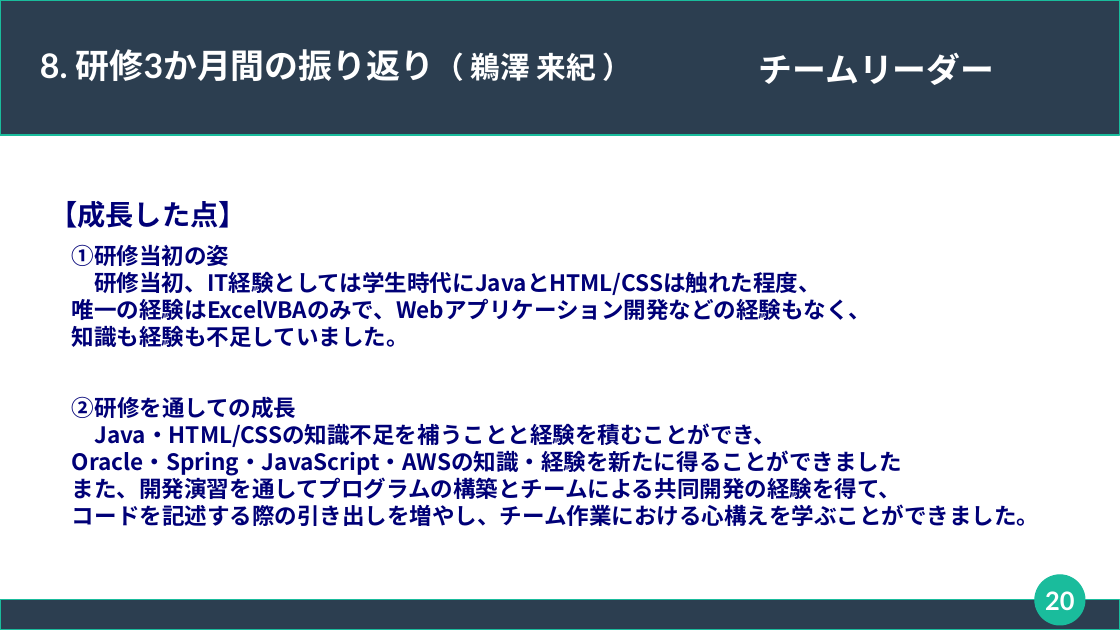
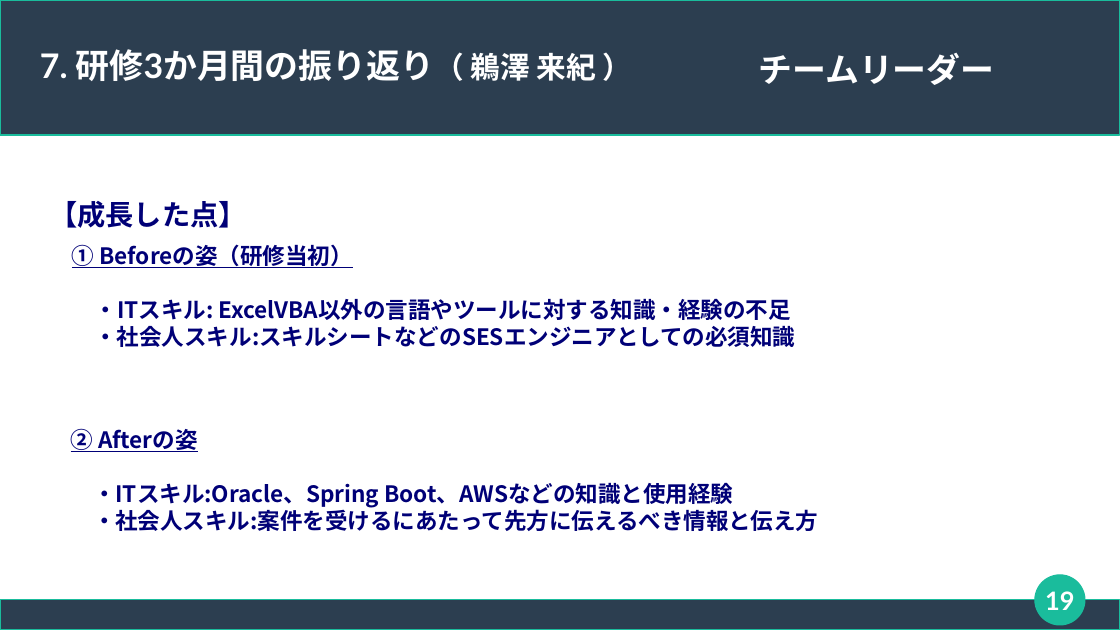
Before and after one commit to connk95/Shared-Shop, a slide deck: slide 19 of TeamUzawa_Sharing_ProjectFile/発表用スライド_チーム鵜澤.odp (slide 20 before the commit). Drawn at 1120x630 pixels with LibreOffice and Linux fonts; fonts in the diff are those of the drawing. Boxes give left, top, right and bottom in pixels: in the first picture for what was removed or moved away, otherwise in the second. Text is boxed around its words. In the diff, an @@ line names an element or a change of style, - is before the commit and + after.

```diff
--- a/TeamUzawa_Sharing_ProjectFile/発表用スライド_チーム鵜澤.odp
+++ b/TeamUzawa_Sharing_ProjectFile/発表用スライド_チーム鵜澤.odp
@@ title at [40, 49, 595, 81]: text changed @@
-8. 研修3か月間の振り返り（ 鵜澤 来紀 ）
+7. 研修3か月間の振り返り（ 鵜澤 来紀 ）
@@ text at [72, 244, 795, 347]: text changed @@
-①研修当初の姿
-研修当初、IT経験としては学生時代にJavaとHTML/CSSは触れた程度、
-唯一の経験はExcelVBAのみで、Webアプリケーション開発などの経験もなく、
-知識も経験も不足していました。
+① Beforeの姿（研修当初）
+・ITスキル: ExcelVBA以外の言語やツールに対する知識・経験の不足
+・社会人スキル:スキルシートなどのSESエンジニアとしての必須知識
@@ text removed at [72, 396, 1039, 526] @@
-②研修を通しての成長
-Java・HTML/CSSの知識不足を補うことと経験を積むことができ、
-Oracle・Spring・JavaScript・AWSの知識・経験を新たに得ることができました
-また、開発演習を通してプログラムの構築とチームによる共同開発の経験を得て、
-コードを記述する際の引き出しを増やし、チーム作業における心構えを学ぶことができました。
@@ text added at [71, 428, 819, 531], 16 pt, text #000077, bold @@
+② Afterの姿
+・ITスキル:Oracle、Spring Boot、AWSなどの知識と使用経験
+・社会人スキル:案件を受けるにあたって先方に伝えるべき情報と伝え方
@@ page number at [1045, 591, 1074, 610]: text changed @@
-20
+19
```
Also in this commit, not shown: 13 other slides changed, 1 slide removed.
